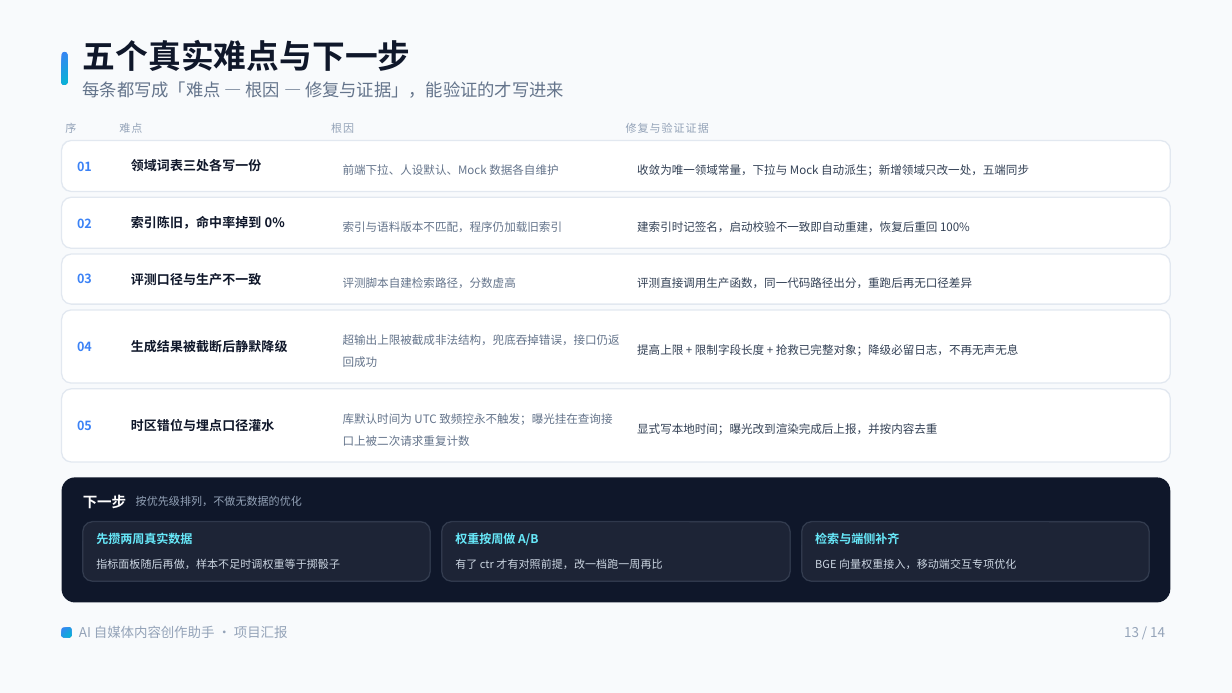
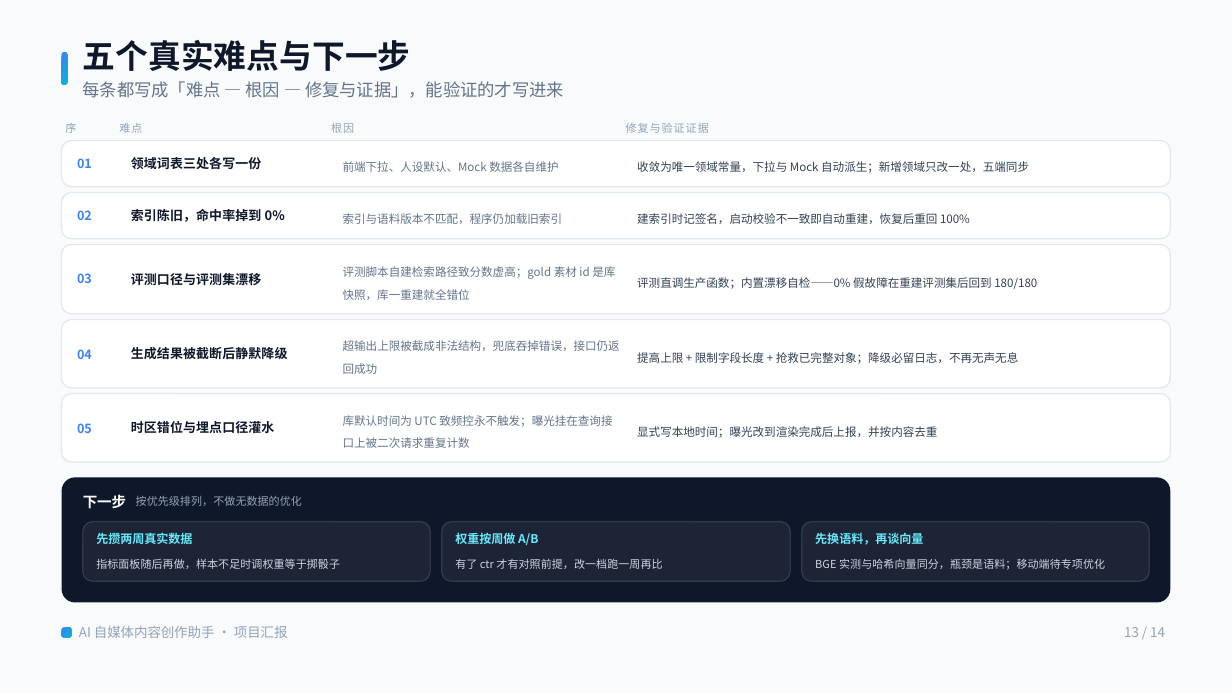
Before and after one commit to zzzjn-1/ai-media, a slide deck: slide 13 of 项目汇报/AI自媒体内容创作助手项目汇报.pptx. Drawn at 1232x693 pixels with LibreOffice and Linux fonts; fonts in the diff are those of the drawing. Boxes give left, top, right and bottom in pixels: in the first picture for what was removed or moved away, otherwise in the second. Text is boxed around its words. In the diff, an @@ line names an element or a change of style, - is before the commit and + after.

Commit message:
docs(汇报): PPT 同步 V2.1（接口/步数/难点/下一步）+ 修 SVG 中文缺字
- 事实同步：接口 19→21（P05 规模条、P07 架构接口层「21 路由 / 22 方法」、P04 闭环脚注）、
  端到端 11→12 步、里程碑末节点延至 10-27 并补「选题与恢复」
- 叙事更新：P12 迭代次数 3→4（哈希向量退出粗排）；P07 检索卡改为「向量召回候选池（同领域优先）」；
  P13 难点③并入「评测集漂移」（gold id 是库快照 → 0% 假故障，重建后 180/180）；
  P13 下一步第三张卡由「BGE 向量权重接入」改为「先换语料，再谈向量」
- 渲染修复：6 页内联 SVG 的 117 个 <text> 补 font-family —— 时间轴/架构图/闭环图/漏斗图
  此前转图后中文全是方块（豆腐块），现已正常
- 出片管道：改用 slidep create + upsert-dsl 逐页 append 重建（build_deck.py 是 edsdk 回退路径，
  逐 shape 落盘会导致副标题压表头），成品 14 页 4.2MB
- .gitignore：忽略临时构建件 _deck*.pptx 与 ops_dump.json

```diff
--- a/项目汇报/AI自媒体内容创作助手项目汇报.pptx
+++ b/项目汇报/AI自媒体内容创作助手项目汇报.pptx
@@ rounded rectangle: place and size @@
-rounded rectangle at (62,140,1171,191)
+rounded rectangle at (62,140,1171,187)
@@ proportions changed in 5 elements at (62,245,1171,314), (62,394,1171,462), (62,140,1171,187), (62,320,1171,388), (62,192,1171,238) @@
@@ rounded rectangle: place and size @@
-rounded rectangle at (62,198,1171,249)
+rounded rectangle at (62,192,1171,238)
@@ text "02": place and size @@
-text "02" at (77,218,92,228)
+text "02" at (77,210,92,220)
@@ text "索引与语料版本不匹配，程序仍加载旧索引": place and size @@
-text "索引与语料版本不匹配，程序仍加载旧索引" at (343,221,562,232)
+text "索引与语料版本不匹配，程序仍加载旧索引" at (343,213,562,224)
@@ text "建索引时记签名，启动校验不一致即自动重建，恢复后重回 100%": place and size @@
-text "建索引时记签名，启动校验不一致即自动重建，恢复后重回 100%" at (637,221,970,232)
+text "建索引时记签名，启动校验不一致即自动重建，恢复后重回 100%" at (637,213,970,224)
@@ rounded rectangle: place and size @@
-rounded rectangle at (62,254,1171,304)
+rounded rectangle at (62,245,1171,314)
@@ text at (343,266,615,300): text changed @@
-评测脚本自建检索路径，分数虚高
+评测脚本自建检索路径致分数虚高；gold 素材 id 是库快照，库一重建就全错位
@@ text at (131,273,261,285): text changed; size 10.2 to 10.1 pt @@
-评测口径与生产不一致
+评测口径与评测集漂移
@@ text at (637,277,1037,289): text changed @@
-评测直接调用生产函数，同一代码路径出分，重跑后再无口径差异
+评测直调生产函数；内置漂移自检——0% 假故障在重建评测集后回到 180/180
@@ rounded rectangle: place and size @@
-rounded rectangle at (62,310,1171,383)
+rounded rectangle at (62,320,1171,388)
@@ text "04": place and size @@
-text "04" at (77,341,92,351)
+text "04" at (77,349,92,359)
@@ size 10.2 to 10.1 pt in 4 elements at (131,157,261,170), (131,421,275,433), (131,209,285,222), (131,347,288,359) @@
@@ text "生成结果被截断后静默降级": place and size @@
-text "生成结果被截断后静默降级" at (131,340,288,352)
+text "生成结果被截断后静默降级" at (131,347,288,359)
@@ text "超输出上限被截成非法结构，兜底吞掉错误，接口仍返回成功": place and size @@
-text "超输出上限被截成非法结构，兜底吞掉错误，接口仍返回成功" at (343,334,620,367)
+text "超输出上限被截成非法结构，兜底吞掉错误，接口仍返回成功" at (343,340,620,374)
@@ text "提高上限 + 限制字段长度 + 抢救已完整对象；降级必留日志，不再无声无息": place and size @@
-text "提高上限 + 限制字段长度 + 抢救已完整对象；降级必留日志，不再无声无息" at (637,344,1019,356)
+text "提高上限 + 限制字段长度 + 抢救已完整对象；降级必留日志，不再无声无息" at (637,352,1019,364)
@@ rounded rectangle: place and size @@
-rounded rectangle at (62,389,1171,462)
+rounded rectangle at (62,394,1171,462)
@@ text "按优先级排列，不做无数据的优化" at (136,496,302,506): size 8.7 to 8.6 pt @@
@@ text at (815,533,923,545): text changed @@
-检索与端侧补齐
+先换语料，再谈向量
@@ text at (815,559,1105,570): text changed; size 8.7 to 8.6 pt @@
-BGE 向量权重接入，移动端交互专项优化
+BGE 实测与哈希向量同分，瓶颈是语料；移动端待专项优化
```
Also in this commit, not shown: 6 other slides changed, 12 other files.
